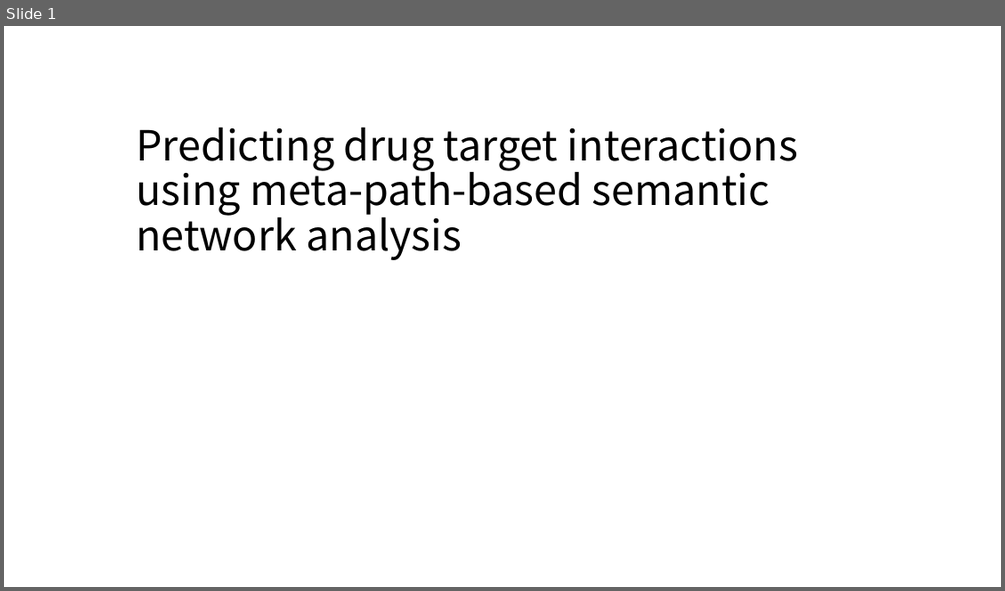
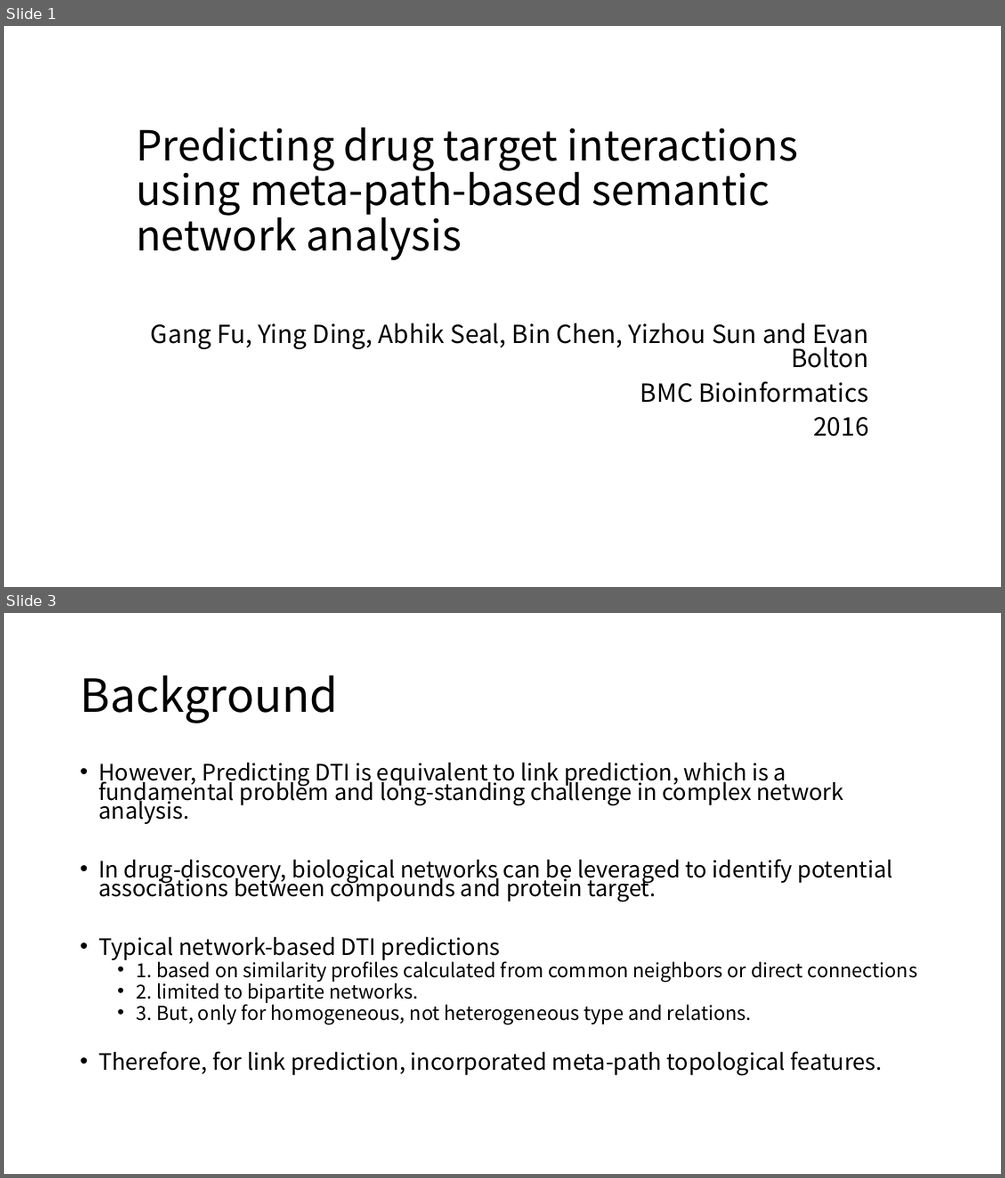
Before and after one commit to moklise/TIL, a slide deck: Review/BMCBioinfo_2016_Fu_predicting drug target using sementic network/Predicting drug target interactions using meta-path-based semantic network.pptx. Shown one above the other, each under a label of ours: slide 1 before the commit, slides 1 and 3 after it; the slides between them are not shown. The pictures are 1005x591 and 1005x1178 pixels, drawn with LibreOffice and Linux fonts; fonts in the diff are those of the drawing. Boxes give left, top, right and bottom in pixels: in the first picture for what was removed or moved away, otherwise in the second. Text is boxed around its words. In the diff, an @@ line names an element or a change of style, - is before the commit and + after.

Commit message:
[Publication Review] Predicting drug target using semantic...

```diff
--- a/Review/BMCBioinfo_2016_Fu_predicting drug target using sementic network/Predicting drug target interactions using meta-path-based semantic network.pptx
+++ b/Review/BMCBioinfo_2016_Fu_predicting drug target using sementic network/Predicting drug target interactions using meta-path-based semantic network.pptx
@@ slide 3 added at box(4, 613, 1001, 1174), background #FFFFFF @@
@@ title added at box(80, 675, 338, 723), 44 pt, text #000000 @@
+Background
@@ text added at box(98, 762, 918, 1076), 21.7 pt, text #000000 @@
+• However, Predicting DTI is equivalent to link prediction, which is a fundamental problem and long-standing challenge in complex network analysis.
+• In drug-discovery, biological networks can be leveraged to identify potential associations between compounds and protein target.
+• Typical network-based DTI predictions
+  • 1. based on similarity profiles calculated from common neighbors or direct connections
+  • 2. limited to bipartite networks.
+  • 3. But, only for homogeneous, not heterogeneous type and relations.
+• Therefore, for link prediction, incorporated meta-path topological features.
@@ slide 1 changed as well @@
@@ subtitle added at box(151, 322, 869, 436), 24 pt, text #000000 @@
+Gang Fu, Ying Ding, Abhik Seal, Bin Chen, Yizhou Sun and Evan Bolton
+BMC Bioinformatics
+2016
```
Also in this commit, not shown: 19 other slides added.
